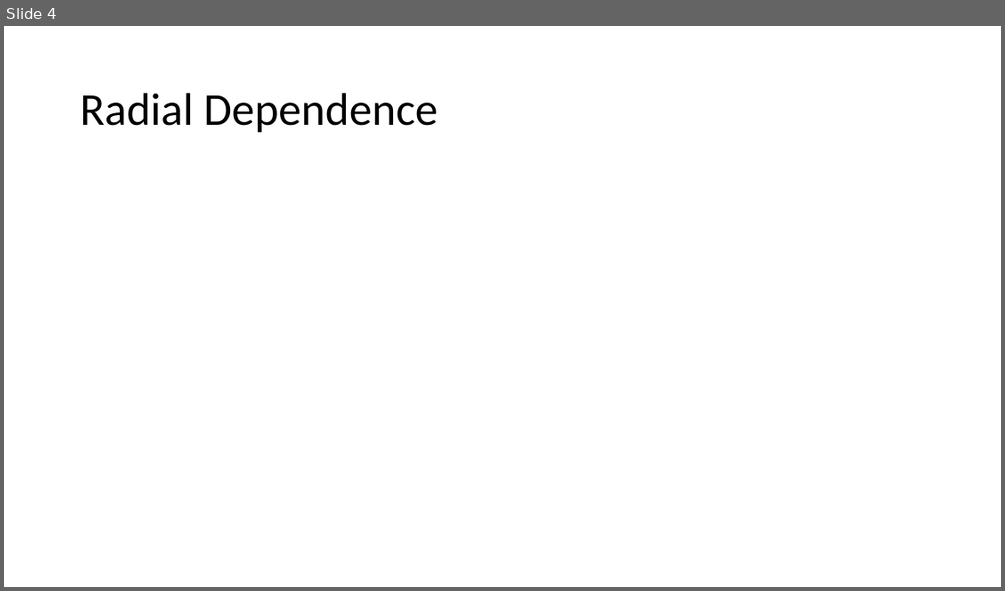
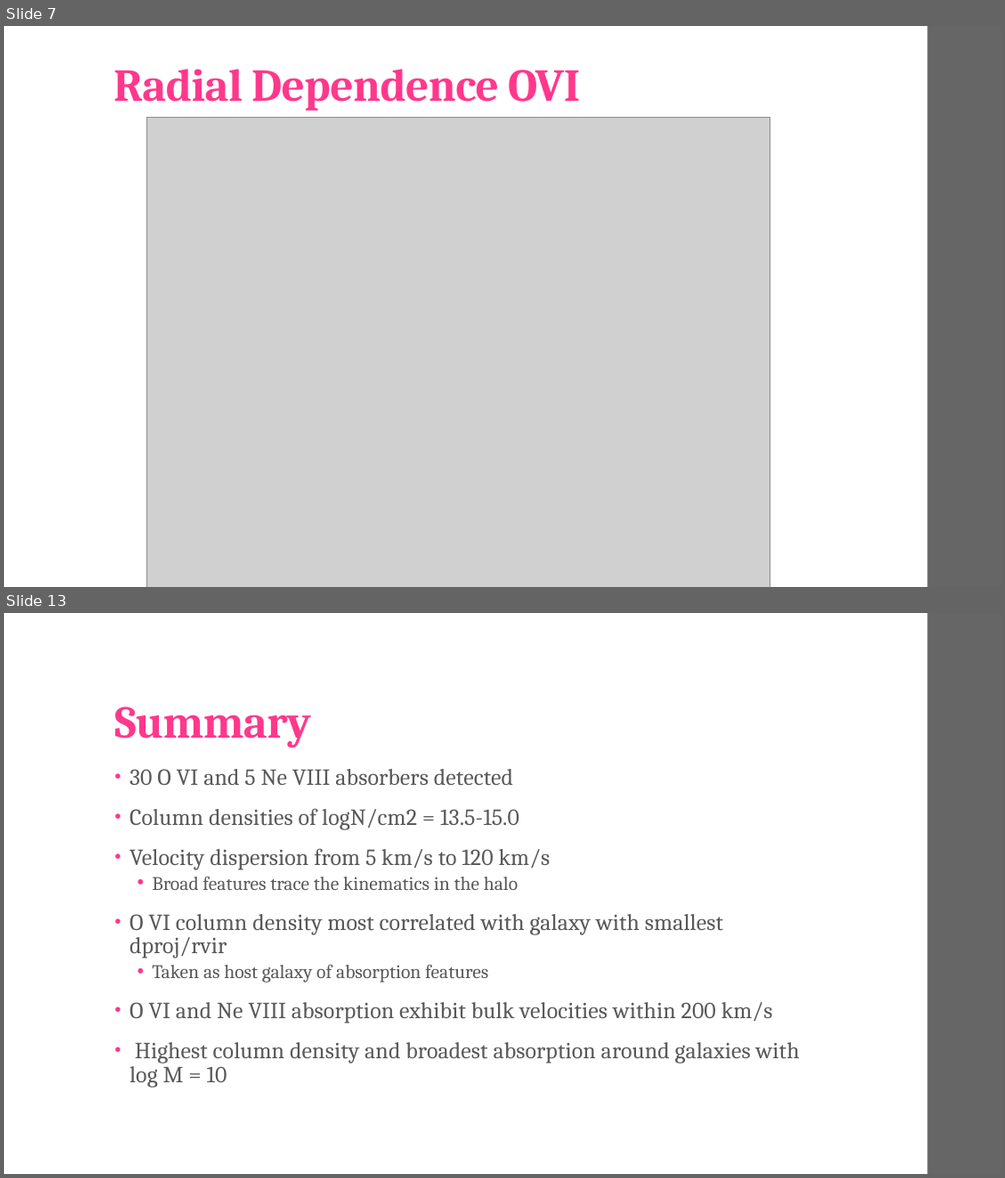
Before and after one commit to brockparker/Research, a slide deck: CGM/CGM_Group_20240329.pptx. Shown one above the other, each under a label of ours: slide 4 before the commit, slides 7 and 13 after it; the slides between them are not shown. The pictures are 1005x591 and 1005x1178 pixels, drawn with LibreOffice and Linux fonts; fonts in the diff are those of the drawing; grey boxes stand for pictures. Boxes give left, top, right and bottom in pixels: in the first picture for what was removed or moved away, otherwise in the second. Text is boxed around its words. In the diff, an @@ line names an element or a change of style, - is before the commit and + after.

```diff
--- a/CGM/CGM_Group_20240329.pptx
+++ b/CGM/CGM_Group_20240329.pptx
@@ slide 13 added at (x1=4, y1=613, x2=1001, y2=1174), background #FFFFFF; not listed: 1 template element that a slide beside it also shows @@
@@ title added at (x1=114, y1=706, x2=311, y2=747), 44 pt, text #FF388C, bold @@
+Summary
@@ text added at (x1=129, y1=769, x2=800, y2=1087), 22.2 pt, text #595959 @@
+• 30 O VI and 5 Ne VIII absorbers detected
+• Column densities of logN/cm2 = 13.5-15.0
+• Velocity dispersion from 5 km/s to 120 km/s
+  • Broad features trace the kinematics in the halo
+• O VI column density most correlated with galaxy with smallest dproj/rvir
+  • Taken as host galaxy of absorption features
+• O VI and Ne VIII absorption exhibit bulk velocities within 200 km/s
+• Highest column density and broadest absorption around galaxies with log M = 10
@@ what was slide 4 is now slide 7 @@
@@ slide 7 changed as well @@
@@ title "Radial Dependence OVI" at (x1=113, y1=69, x2=580, y2=111): vertical alignment middle to bottom @@
@@ rectangle added at (x1=928, y1=26, x2=1001, y2=587), fill #666666 @@
@@ title at (x1=113, y1=69, x2=580, y2=111): text changed; font Calibri to Cambria; text colour #000000 to #FF388C; bold on @@
-Radial Dependence
+Radial Dependence OVI
@@ picture added at (x1=146, y1=118, x2=770, y2=587) @@
```
Also in this commit, not shown: 1 other slide changed, 12 other slides added, 4 slides removed.
